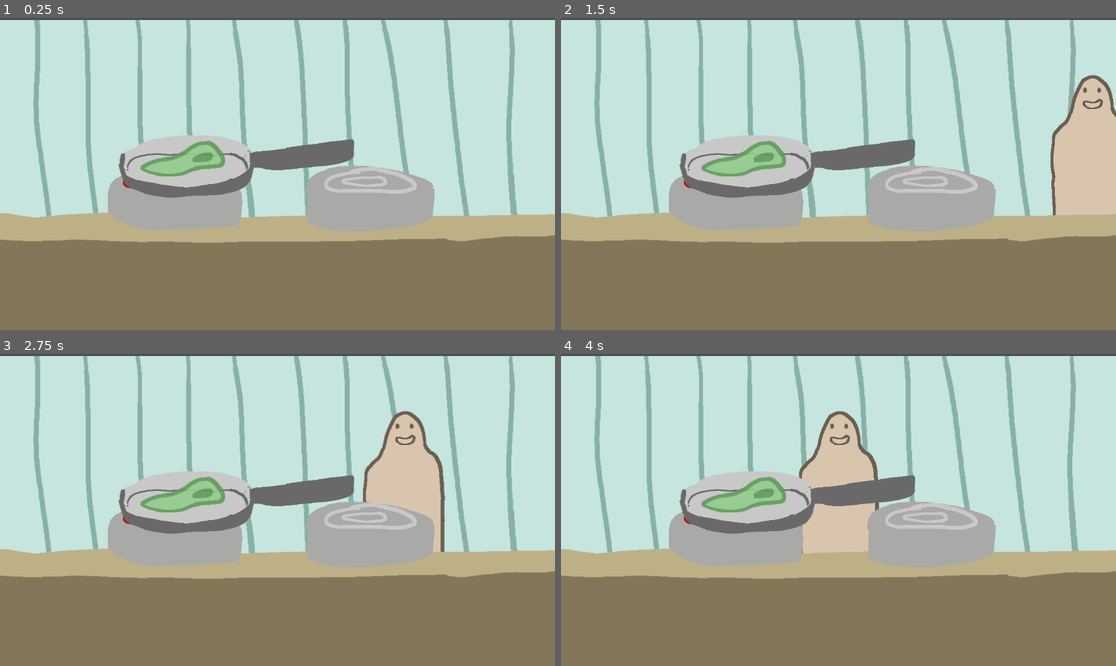
Above: before the commit, frames 1-4 (two rows, left to right).
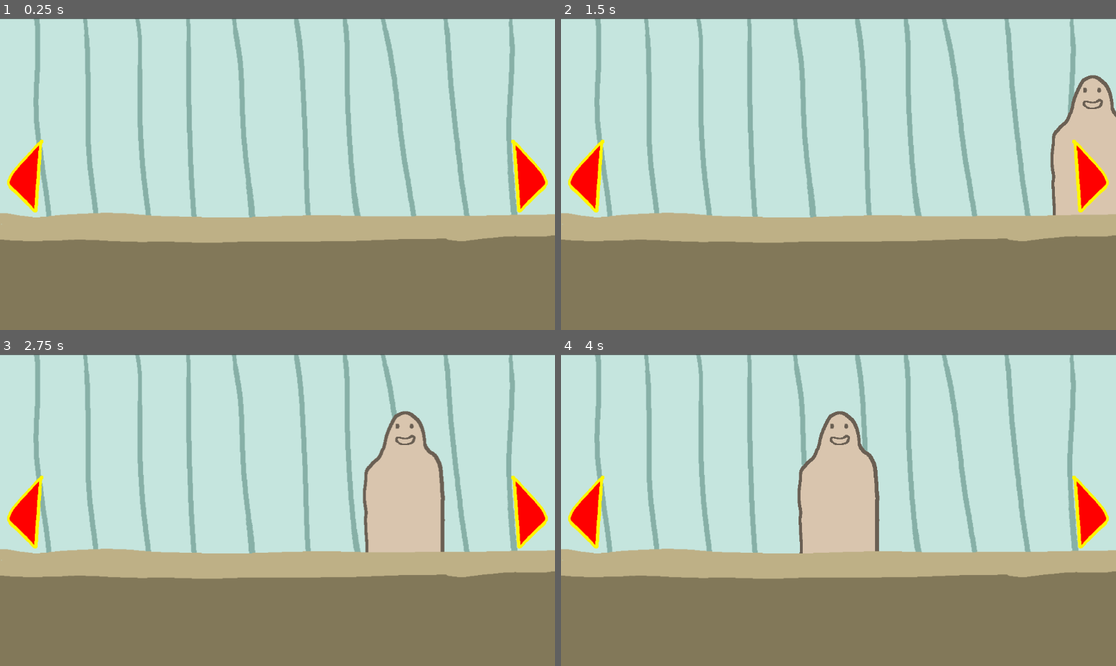
Above: after the commit, the same moments.

Repository: Atticus-Atticus/Monster-Menu
Game: Godot game, scene res://Scenes/Levels/Restaurant Scene.tscn
Same seed, same stepped clock (60 frames per second), same inputs: the game is played once before the commit and once after it.
Inputs (mouse positions are in pixels of both pictures, inside the frame that each line leads up to):
- Up to frame 1 (0.25 s): no input
- Up to frame 2 (1.5 s): click (588, 177) at 0.52 s; click (1088, 177) at 1.27 s
- Up to frame 3 (2.75 s): click (27, 513) at 2.02 s
- Up to frame 4 (4 s): click (1088, 513) at 2.77 s; click (588, 513) at 3.52 s

The runs differ from the first frame. In frame 1, 14% of the frame differs, in the area x 0-100%, y 0-69%; in frame 2, 14%; in frame 3, 14%; in frame 4, 14%.

Commit message:
22/2/26
- fixed ui clipping issues
- started switchscreen stuff

Diff:
--- a/Scenes/Levels/Restaurant Scene.tscn
+++ b/Scenes/Levels/Restaurant Scene.tscn
@@ -2,17 +2,16 @@
 
 [ext_resource type="Texture2D" uid="uid://bbg136wlui53i" path="res://Assets/Temp Assets/Counter.png" id="1_6o2kf"]
 [ext_resource type="Texture2D" uid="uid://btoswl80m0rs7" path="res://Assets/Temp Assets/Background.png" id="1_27fwp"]
-[ext_resource type="PackedScene" uid="uid://k3vhdiuji6ls" path="res://Scenes/Restaurant specific/npc.tscn" id="2_eka65"]
 [ext_resource type="PackedScene" uid="uid://w3eucis2p24f" path="res://Scenes/Restaurant specific/npc_spawner.tscn" id="4_251mm"]
 [ext_resource type="PackedScene" uid="uid://b8egbrqblo66b" path="res://Scenes/Restaurant specific/test.tscn" id="5_mufko"]
+[ext_resource type="PackedScene" uid="uid://bdppl18wd8pe7" path="res://Scenes/Restaurant specific/switch_screens.tscn" id="5_umv8g"]
 
 [node name="Restaurant" type="Node2D" unique_id=1227212215]
 
-[node name="Camera2D" type="Camera2D" parent="." unique_id=396861858]
+[node name="Camera1" type="Camera2D" parent="." unique_id=396861858]
 
 [node name="Background" type="Sprite2D" parent="." unique_id=582939804]
 z_index = 1
-position = Vector2(1.5258789e-05, 2.0000107)
 scale = Vector2(1.28, 1.0733334)
 texture = ExtResource("1_27fwp")
 
@@ -22,15 +21,21 @@
 scale = Vector2(1.28, 1.0733334)
 texture = ExtResource("1_6o2kf")
 
-[node name="NPC" parent="." unique_id=557610033 instance=ExtResource("2_eka65")]
-visible = false
-z_index = 2
-position = Vector2(8, 72)
-
 [node name="NPC_Spawner" parent="." unique_id=872110875 instance=ExtResource("4_251mm")]
 z_index = 1
 position = Vector2(224, 48)
 
 [node name="Test" parent="." unique_id=1167416085 instance=ExtResource("5_mufko")]
+visible = false
+z_index = 5
+position = Vector2(-64, 16)
+
+[node name="Switch_Screens" parent="." unique_id=518497589 instance=ExtResource("5_umv8g")]
 z_index = 4
-position = Vector2(-64, 16)
+offset_left = -576.0
+offset_top = -320.0
+offset_right = -576.0
+offset_bottom = -320.0
+
+[node name="Camera2" type="Camera2D" parent="." unique_id=2088306497]
+position = Vector2(1184, 0)
--- /dev/null
+++ b/Scenes/Restaurant specific/switch_screens.tscn
@@ -0,0 +1,53 @@
+[gd_scene format=3 uid="uid://bdppl18wd8pe7"]
+
+[ext_resource type="Script" uid="uid://qa8nkyw76xih" path="res://Scripts/Restaurant/switch_screens.gd" id="1_q5dee"]
+[ext_resource type="Texture2D" uid="uid://bn14t7r6eqrfy" path="res://Assets/Temp Assets/arrow left.png" id="2_bvh55"]
+[ext_resource type="Texture2D" uid="uid://b3uhobeev7ff8" path="res://Assets/Temp Assets/arrow right.png" id="3_trcq0"]
+
+[sub_resource type="StyleBoxEmpty" id="StyleBoxEmpty_bvh55"]
+
+[node name="UI_Test" type="Control" unique_id=518497589]
+layout_mode = 3
+anchors_preset = 15
+anchor_right = 1.0
+anchor_bottom = 1.0
+grow_horizontal = 2
+grow_vertical = 2
+pivot_offset = Vector2(576, 324)
+mouse_filter = 1
+script = ExtResource("1_q5dee")
+
+[node name="MarginContainer" type="MarginContainer" parent="." unique_id=1917810310]
+layout_mode = 1
+offset_right = 1164.488
+offset_bottom = 648.0
+scale = Vector2(0.98927593, 1.0033594)
+theme_override_constants/margin_left = 15
+theme_override_constants/margin_top = 0
+theme_override_constants/margin_right = 15
+theme_override_constants/margin_bottom = 0
+
+[node name="HBoxContainer" type="HBoxContainer" parent="MarginContainer" unique_id=718745747]
+layout_mode = 2
+theme_override_constants/separation = 4
+alignment = 1
+
+[node name="LeftButton" type="TextureButton" parent="MarginContainer/HBoxContainer" unique_id=117804905]
+layout_mode = 2
+size_flags_vertical = 4
+texture_normal = ExtResource("2_bvh55")
+
+[node name="VSeparator" type="VSeparator" parent="MarginContainer/HBoxContainer" unique_id=528202016]
+layout_mode = 2
+size_flags_horizontal = 3
+mouse_filter = 1
+theme_override_styles/separator = SubResource("StyleBoxEmpty_bvh55")
+
+[node name="RightButton" type="TextureButton" parent="MarginContainer/HBoxContainer" unique_id=267822858]
+layout_mode = 2
+size_flags_horizontal = 8
+size_flags_vertical = 4
+texture_normal = ExtResource("3_trcq0")
+
+[connection signal="pressed" from="MarginContainer/HBoxContainer/LeftButton" to="." method="_on_left_button_pressed"]
+[connection signal="pressed" from="MarginContainer/HBoxContainer/RightButton" to="." method="_on_right_button_pressed"]
--- a/Scenes/Restaurant specific/ui_test.tscn
+++ /dev/null
@@ -1,18 +0,0 @@
-[gd_scene format=3 uid="uid://bdppl18wd8pe7"]
-
-[ext_resource type="Script" uid="uid://qa8nkyw76xih" path="res://Scripts/Restaurant/ui_test.gd" id="1_q5dee"]
-
-[node name="UI_Test" type="Control" unique_id=518497589]
-layout_mode = 3
-anchors_preset = 15
-anchor_right = 1.0
-anchor_bottom = 1.0
-grow_horizontal = 2
-grow_vertical = 2
-script = ExtResource("1_q5dee")
-
-[node name="Panel" type="Panel" parent="." unique_id=254167196]
-layout_mode = 0
-offset_left = 448.0
-offset_right = 1152.0
-offset_bottom = 192.0
--- /dev/null
+++ b/Scripts/Restaurant/switch_screens.gd
@@ -0,0 +1,12 @@
+extends Control
+
+
+
+
+
+func _on_left_button_pressed() -> void:
+	print("going left")
+
+
+func _on_right_button_pressed() -> void:
+	print("going right")
--- a/Scripts/Restaurant/ui_test.gd
+++ /dev/null
@@ -1 +0,0 @@
-extends Control
Binary file added: Assets/Temp Assets/arrow left.png
Not shown, added: Assets/Temp Assets/arrow left.png.import
Binary file added: Assets/Temp Assets/arrow right.png
Not shown, added: Assets/Temp Assets/arrow right.png.import
Renamed: Scripts/Restaurant/ui_test.gd.uid -> Scripts/Restaurant/switch_screens.gd.uid
